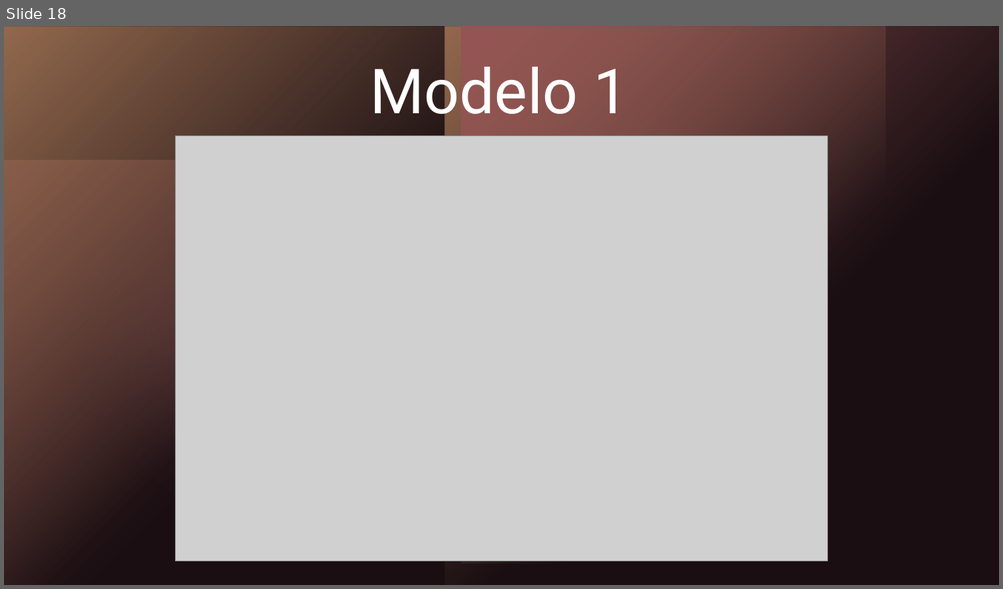
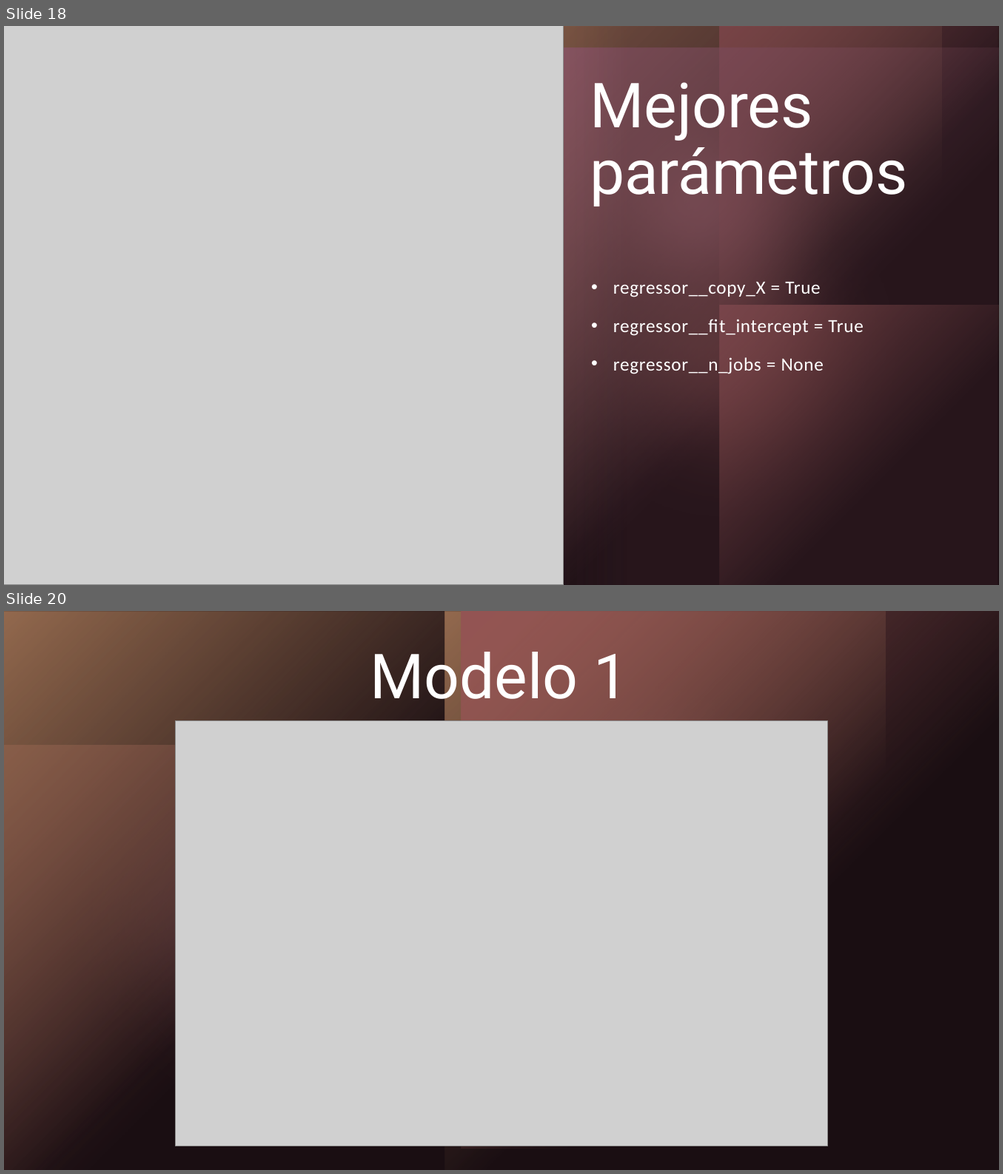
Before and after one commit to YuMiinZ/students-performance-analysis, a slide deck: Students_Performance_Analysis.pptx. Shown one above the other, each under a label of ours: slide 18 before the commit, slides 18 and 20 after it; the slides between them are not shown. The pictures are 1003x589 and 1003x1174 pixels, drawn with LibreOffice and Linux fonts; fonts in the diff are those of the drawing; grey boxes stand for pictures. Boxes give left, top, right and bottom in pixels: in the first picture for what was removed or moved away, otherwise in the second. Text is boxed around its words. In the diff, an @@ line names an element or a change of style, - is before the commit and + after.

```diff
--- a/Students_Performance_Analysis.pptx
+++ b/Students_Performance_Analysis.pptx
@@ slide 18 added at <box>4,26,999,585</box>, background #000000; not listed: 5 template elements that a slide beside it also shows @@
@@ rectangle added at <box>4,26,999,585</box>, fill #000000 @@
@@ rectangle added at <box>4,26,999,585</box>, fill gradient #41242E @@
@@ picture added at <box>4,26,563,585</box> @@
@@ group added at <box>4,26,999,585</box>: 6 rectangles, 2 ellipses @@
@@ title added at <box>589,82,908,210</box>, 60 pt, text #FFFFFF @@
+Mejores parámetros
@@ text added at <box>613,282,862,375</box>, 18 pt, text #FFFFFF @@
+• regressor__copy_X = True
+• regressor__fit_intercept = True
+• regressor__n_jobs = None
@@ what was slide 18 is now slide 20 @@
```
Also in this commit, not shown: 1 slide changed, 1 other slide added, 1 slide removed, 1 other file.
